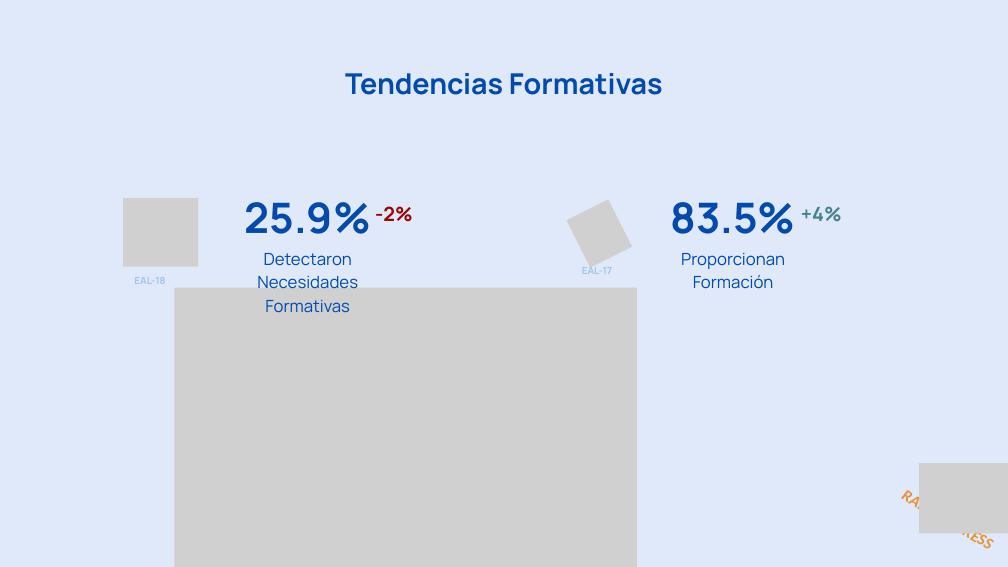
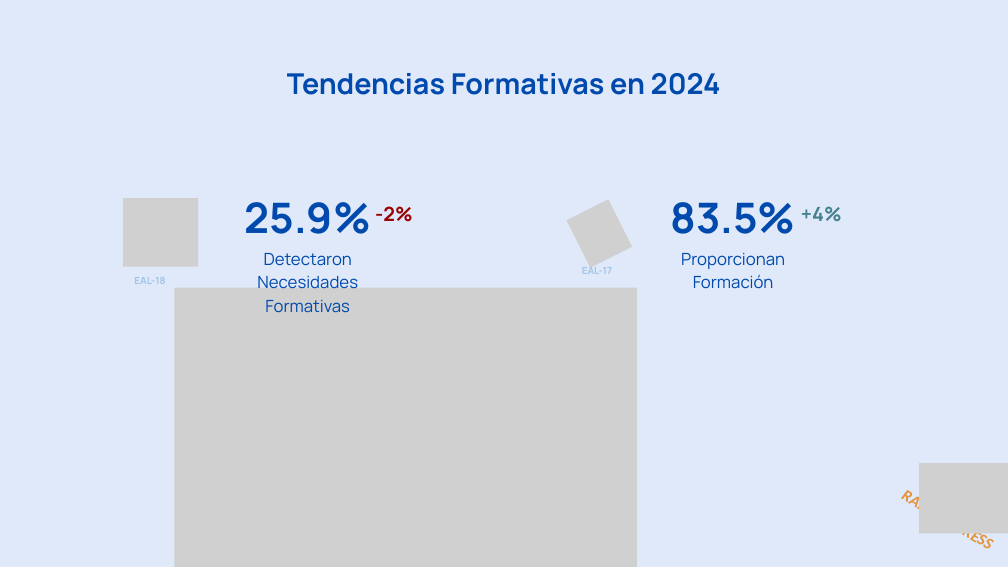
Before and after one commit to ITACADEMYprojectes/ProjecteData, a slide deck: slide 4 of Equip_28/Results/Analisis_PAP_and_ABL_RapidExpres_2026_11_05.pptx (slide 5 before the commit). Drawn at 1008x567 pixels with LibreOffice and Linux fonts; fonts in the diff are those of the drawing; grey boxes stand for pictures. Boxes give left, top, right and bottom in pixels: in the first picture for what was removed or moved away, otherwise in the second. Text is boxed around its words. In the diff, an @@ line names an element or a change of style, - is before the commit and + after.

```diff
--- a/Equip_28/Results/Analisis_PAP_and_ABL_RapidExpres_2026_11_05.pptx
+++ b/Equip_28/Results/Analisis_PAP_and_ABL_RapidExpres_2026_11_05.pptx
@@ text at box(287, 73, 721, 95): text changed @@
-Tendencias Formativas
+Tendencias Formativas en 2024
```
Also in this commit, not shown: 3 other slides changed, 1 slide removed.
